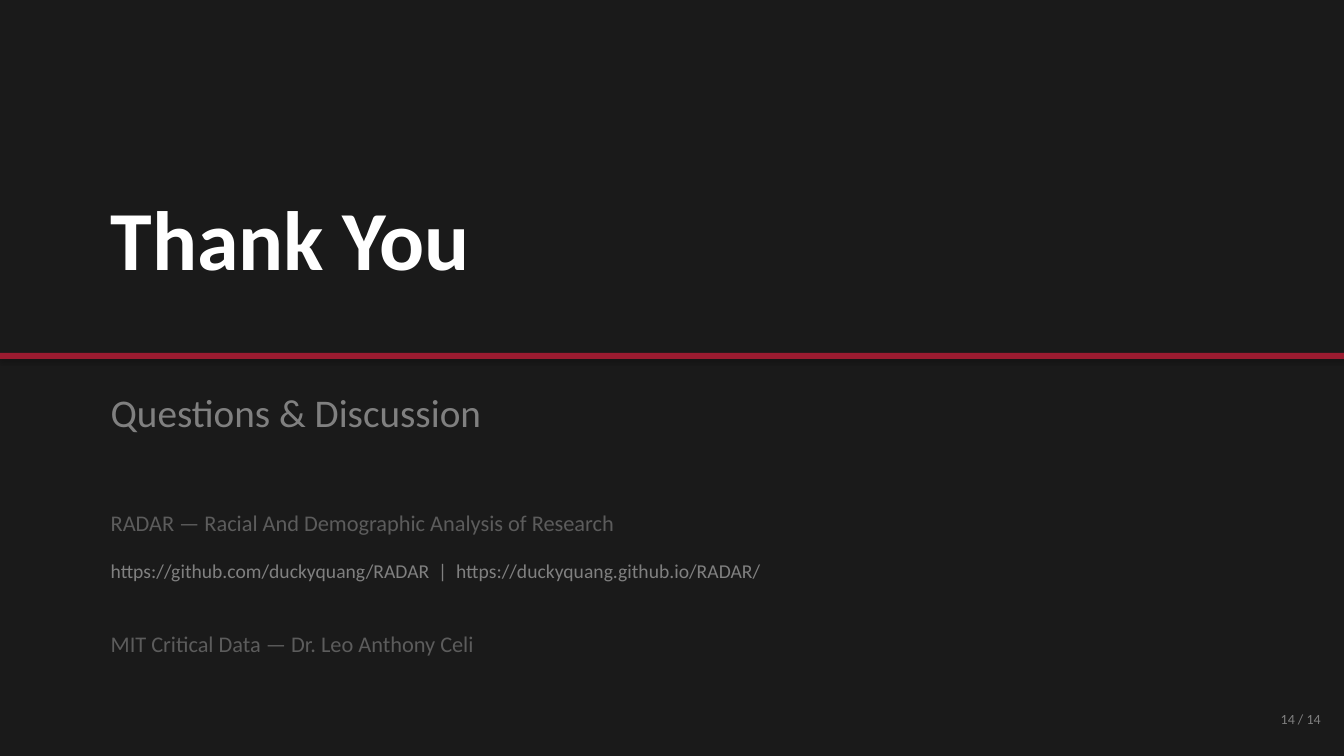
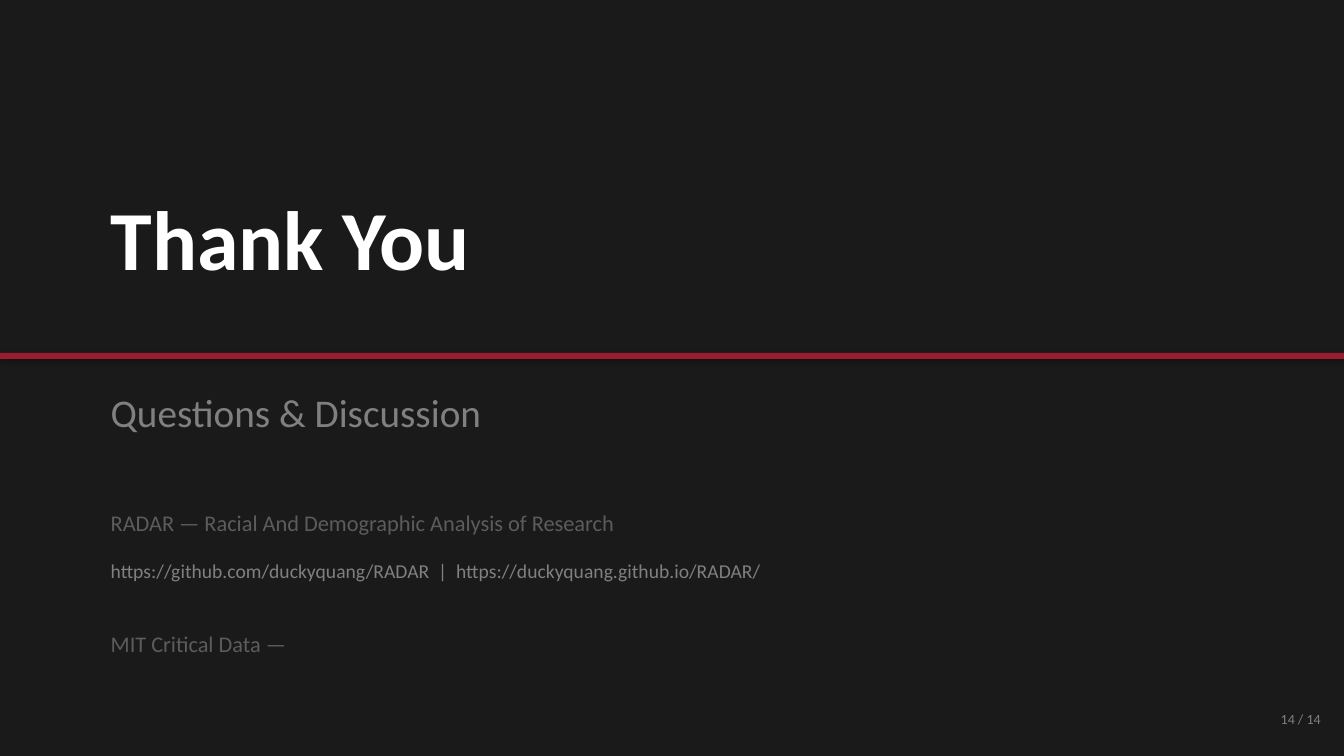
Before and after one commit to duckyquang/RADAR, a slide deck: slide 14 of RADAR_Presentation.pptx. Drawn at 1344x756 pixels with LibreOffice and Linux fonts; fonts in the diff are those of the drawing. Boxes give left, top, right and bottom in pixels: in the first picture for what was removed or moved away, otherwise in the second. Text is boxed around its words. In the diff, an @@ line names an element or a change of style, - is before the commit and + after.

```diff
--- a/RADAR_Presentation.pptx
+++ b/RADAR_Presentation.pptx
@@ text at (111, 637, 261, 652): text changed @@
-MIT Critical Data — Dr. Leo Anthony Celi
+MIT Critical Data —
```
Also in this commit, not shown: 1 other slide changed.
